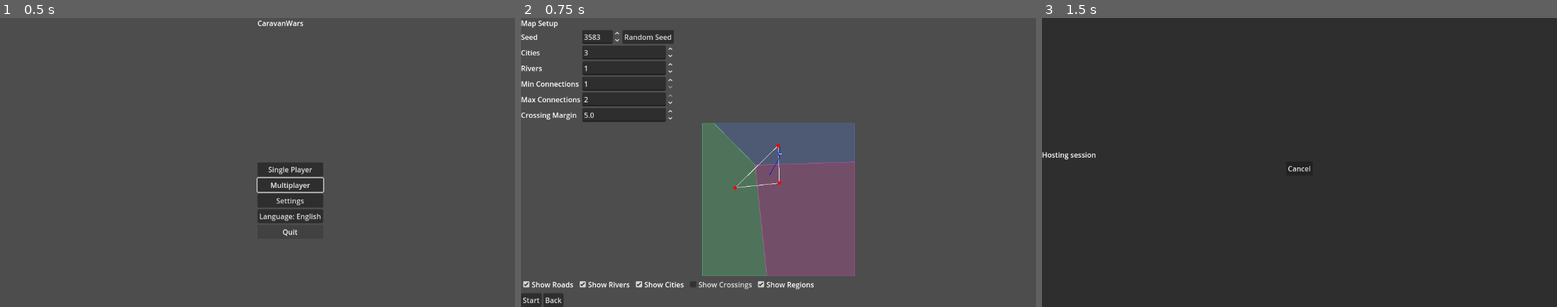
Above: before the commit, frames 1-3 (left to right).
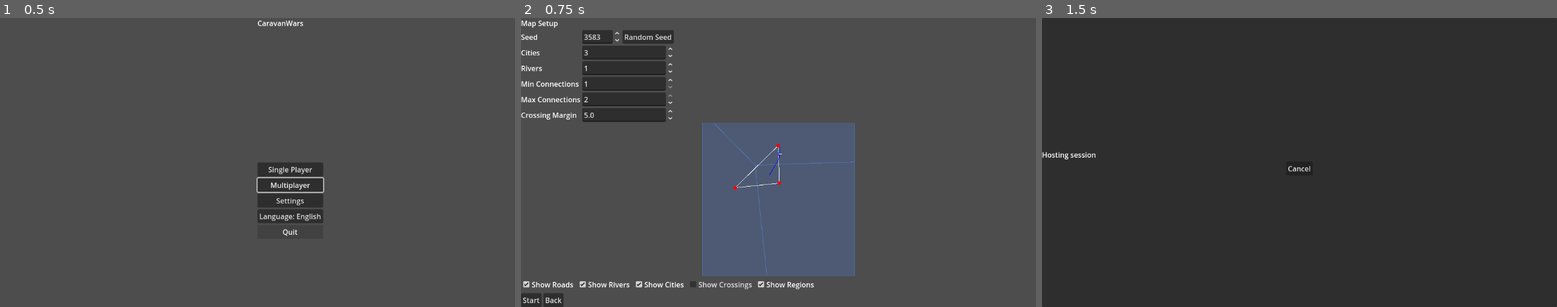
Above: after the commit, the same moments.

Repository: sepa79/CaravanWars
Game: Godot game, scene res://scenes/Main.tscn
Two runs of this game, one before a commit and one after it. Both use one fixed random seed, a clock stepped at 60 frames per second and the inputs below.
Inputs:
- Up to frame 1 (0.5 s): no input
- Up to frame 2 (0.75 s): click "Single Player" at 0.5 s
- Up to frame 3 (1.5 s): click "Start" at 1.25 s

Frame 1 is identical in both runs. In frame 2, 12% of the frame differs, in the area x 35-65%, y 36-90%; in frame 3, nothing differs.

Commit message:
feat: add contiguous kingdom allocation

Diff:
--- a/game/map/MapGenerator.gd
+++ b/game/map/MapGenerator.gd
@@ -9,6 +9,7 @@
     var min_connections: int
     var max_connections: int
     var crossing_detour_margin: float
+    var kingdom_count: int
 
     func _init(
         p_rng_seed: int = 0,
@@ -16,7 +17,8 @@
         p_max_river_count: int = 1,
         p_min_connections: int = 1,
         p_max_connections: int = 3,
-        p_crossing_detour_margin: float = 5.0
+        p_crossing_detour_margin: float = 5.0,
+        p_kingdom_count: int = 1
     ) -> void:
         rng_seed = p_rng_seed if p_rng_seed != 0 else Time.get_ticks_msec()
         city_count = p_city_count
@@ -25,6 +27,7 @@
         min_connections = clamp(p_min_connections, 1, max_possible)
         max_connections = clamp(p_max_connections, min_connections, max_possible)
         crossing_detour_margin = p_crossing_detour_margin
+        kingdom_count = max(1, p_kingdom_count)
 
 var params: MapGenParams
 var rng: RandomNumberGenerator
@@ -47,7 +50,7 @@
     print("[MapGenerator] placed %s cities" % cities.size())
 
     var region_stage = RegionGeneratorModule.new()
-    var regions: Dictionary = region_stage.generate_regions(cities)
+    var regions: Dictionary = region_stage.generate_regions(cities, params.kingdom_count)
     map_data["regions"] = regions
     print("[MapGenerator] generated %s regions" % regions.size())
 
--- a/game/map/Region.gd
+++ b/game/map/Region.gd
@@ -5,11 +5,18 @@
 # Boundary of the region represented as a list of Vector2 points.
 var boundary_nodes: Array[Vector2]
 var narrator: String
+var kingdom_id: int
 
-func _init(_id: int, _boundary_nodes: Array = [], _narrator: String = "") -> void:
+func _init(
+    _id: int,
+    _boundary_nodes: Array = [],
+    _narrator: String = "",
+    _kingdom_id: int = 0
+) -> void:
     id = _id
     boundary_nodes = _boundary_nodes
     narrator = _narrator
+    kingdom_id = _kingdom_id
 
 func to_dict() -> Dictionary:
     var pts: Array = []
@@ -19,4 +26,5 @@
         "id": id,
         "boundary_nodes": pts,
         "narrator": narrator,
+        "kingdom_id": kingdom_id,
     }
--- a/game/map/RegionGenerator.gd
+++ b/game/map/RegionGenerator.gd
@@ -8,7 +8,7 @@
 
 # Generates regions as Voronoi cells around city positions.
 # Returns a dictionary mapping region id -> Region instance.
-func generate_regions(cities: Array[Vector2]) -> Dictionary:
+func generate_regions(cities: Array[Vector2], kingdom_count: int = 1) -> Dictionary:
     print("[RegionGenerator] generating regions for %s cities" % cities.size())
     var bounds := Rect2(Vector2.ZERO, Vector2(CityPlacerModule.WIDTH, CityPlacerModule.HEIGHT))
     var voronoi: Array = _voronoi_diagram(cities, bounds)
@@ -32,7 +32,74 @@
         print("[RegionGenerator] cell %s vertices: %s" % [i, arr])
         regions[i + 1] = RegionModule.new(i + 1, arr, "")
     print("[RegionGenerator] finalized %s regions" % regions.size())
+    _assign_kingdoms(regions, kingdom_count)
     return regions
+
+func _assign_kingdoms(regions: Dictionary, kingdom_count: int) -> void:
+    var total: int = regions.size()
+    var k: int = clamp(kingdom_count, 1, total)
+    if k < kingdom_count:
+        print("[RegionGenerator] requested %s kingdoms but only %s regions" % [kingdom_count, total])
+    var adjacency: Dictionary = _build_adjacency(regions)
+    var ids: Array = regions.keys()
+    ids.sort()
+    var queue: Array[int] = []
+    for i in range(k):
+        var idx: int = int(i * ids.size() / k)
+        var seed: int = ids[idx]
+        regions[seed].kingdom_id = i + 1
+        queue.append(seed)
+    var front: int = 0
+    while front < queue.size():
+        var current: int = queue[front]
+        front += 1
+        var kid: int = regions[current].kingdom_id
+        for n in adjacency.get(current, []):
+            if regions[n].kingdom_id == 0:
+                regions[n].kingdom_id = kid
+                queue.append(n)
+    for region in regions.values():
+        if region.kingdom_id == 0:
+            region.kingdom_id = 1
+
+func _build_adjacency(regions: Dictionary) -> Dictionary:
+    var adjacency: Dictionary = {}
+    var edge_map: Dictionary = {}
+    for region in regions.values():
+        var pts: Array[Vector2] = region.boundary_nodes
+        for i in range(pts.size()):
+            var a: Vector2 = pts[i]
+            var b: Vector2 = pts[(i + 1) % pts.size()]
+            var key: String = _edge_key(a, b)
+            if not edge_map.has(key):
+                edge_map[key] = []
+            edge_map[key].append(region.id)
+    for key in edge_map.keys():
+        var ids: Array = edge_map[key]
+        if ids.size() == 2:
+            var a_id: int = ids[0]
+            var b_id: int = ids[1]
+            if not adjacency.has(a_id):
+                adjacency[a_id] = []
+            if not adjacency.has(b_id):
+                adjacency[b_id] = []
+            adjacency[a_id].append(b_id)
+            adjacency[b_id].append(a_id)
+    return adjacency
+
+func _edge_key(a: Vector2, b: Vector2) -> String:
+    var ax: int = int(round(a.x / EPS))
+    var ay: int = int(round(a.y / EPS))
+    var bx: int = int(round(b.x / EPS))
+    var by: int = int(round(b.y / EPS))
+    if ax > bx or (ax == bx and ay > by):
+        var tx: int = ax
+        var ty: int = ay
+        ax = bx
+        ay = by
+        bx = tx
+        by = ty
+    return "%s_%s_%s_%s" % [ax, ay, bx, by]
 
 # Removes duplicate and collinear points.
 func _filter_points(points: PackedVector2Array) -> PackedVector2Array:
--- a/game/ui/MapView.gd
+++ b/game/ui/MapView.gd
@@ -77,7 +77,7 @@
             if not debug_logged:
                 print("[MapView] region %s screen pts: %s" % [region.id, pts])
             if pts.size() >= 3:
-                var base_color := Color.from_hsv(hash(region.id) % 360 / 360.0, 0.6, 0.8)
+                var base_color := Color.from_hsv(hash(region.kingdom_id) % 360 / 360.0, 0.6, 0.8)
                 var fill_color: Color = base_color
                 fill_color.a = 0.3
                 var outline_color: Color = base_color
Not shown, changed: CHANGELOG.md
